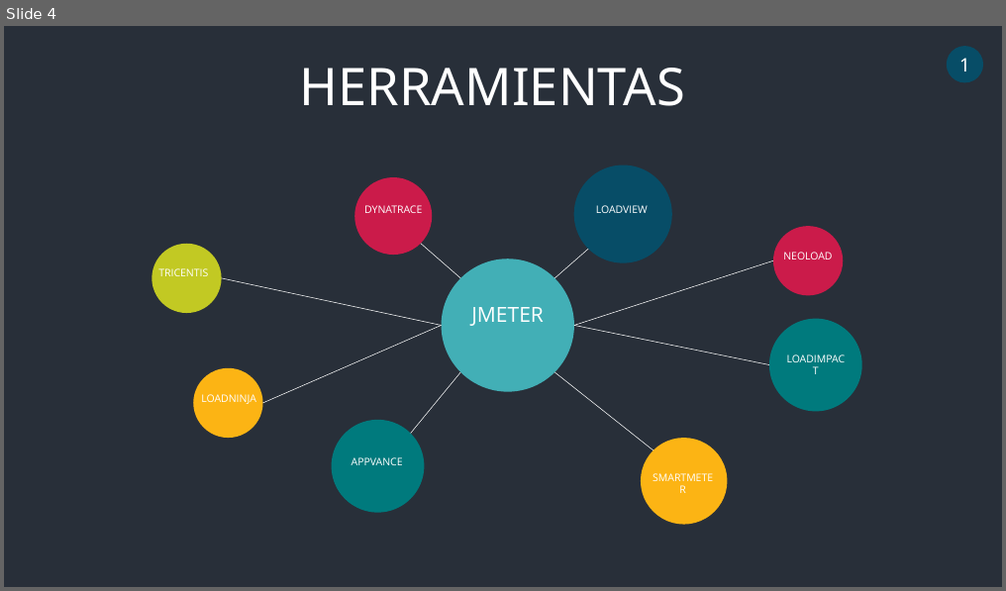
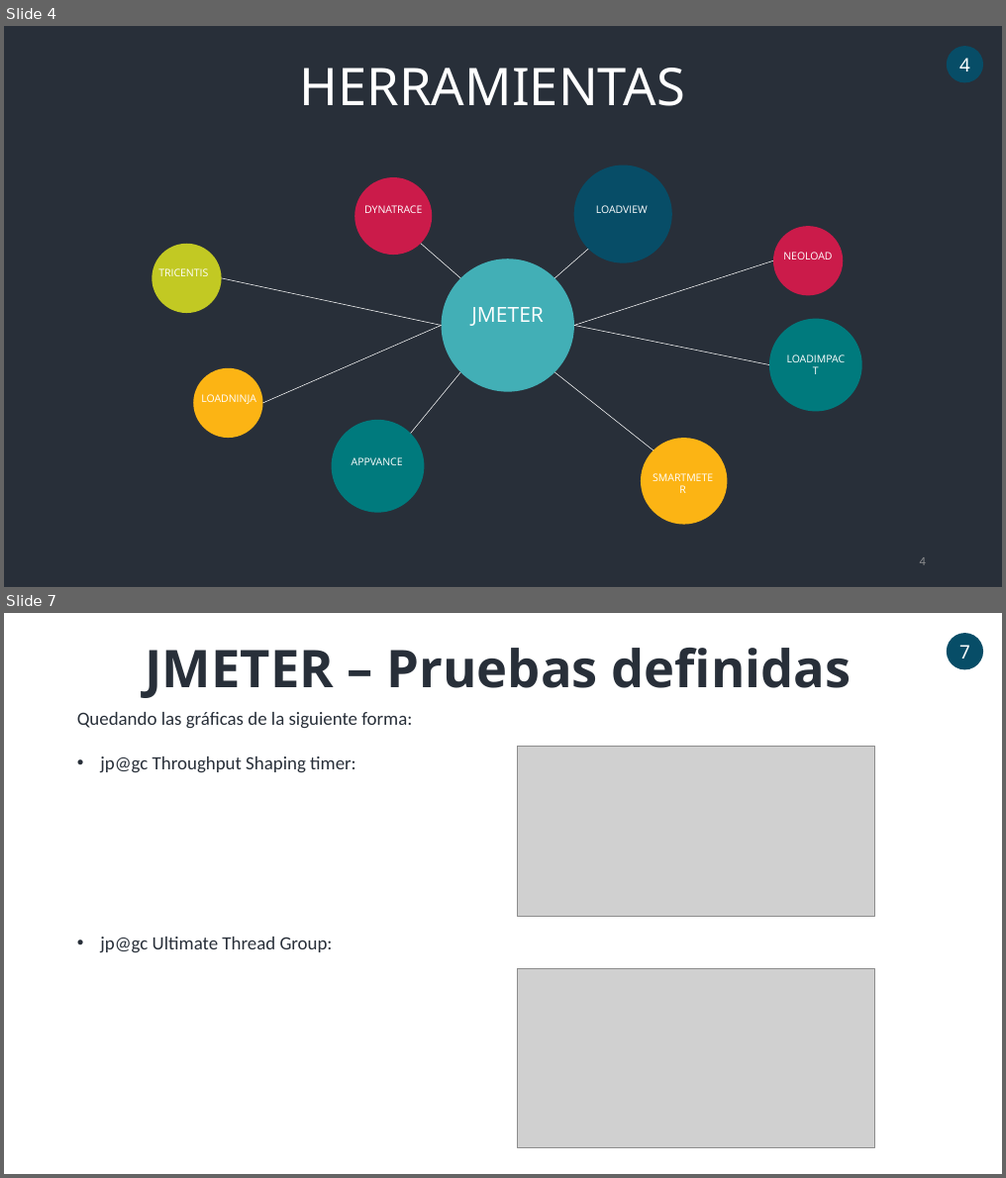
Before and after one commit to dmcisneros/formacion_lug_pruebas_carga, a slide deck: ppt/slides.pptx. Shown one above the other, each under a label of ours: slide 4 before the commit, slides 4 and 7 after it; the slides between them are not shown. The pictures are 1006x591 and 1006x1178 pixels, drawn with LibreOffice and Linux fonts; fonts in the diff are those of the drawing; grey boxes stand for pictures. Boxes give left, top, right and bottom in pixels: in the first picture for what was removed or moved away, otherwise in the second. Text is boxed around its words. In the diff, an @@ line names an element or a change of style, - is before the commit and + after.

```diff
--- a/ppt/slides.pptx
+++ b/ppt/slides.pptx
@@ slide 7 added at box(4, 613, 1002, 1174), background #FFFFFF @@
@@ ellipse added at box(946, 633, 983, 669), fill #074D67, 18 pt, text #FFFFFF @@
+7
@@ text added at box(145, 648, 851, 698), 50 pt, text #282F39, bold @@
+JMETER – Pruebas definidas
@@ text added at box(77, 712, 412, 954), 18 pt, text #282F39 @@
+Quedando las gráficas de la siguiente forma:
+• jp@gc Throughput Shaping timer:
+• jp@gc Ultimate Thread Group:
@@ picture added at box(518, 747, 875, 916) @@
@@ picture added at box(518, 968, 875, 1149) @@
@@ slide 4 changed as well @@
@@ text in ellipse at box(959, 58, 970, 72): text changed @@
-1
+4
@@ page number added at box(920, 558, 926, 566), 12 pt, text #8E8F91 @@
+4
```
Also in this commit, not shown: 5 other slides changed, 29 other slides added.
